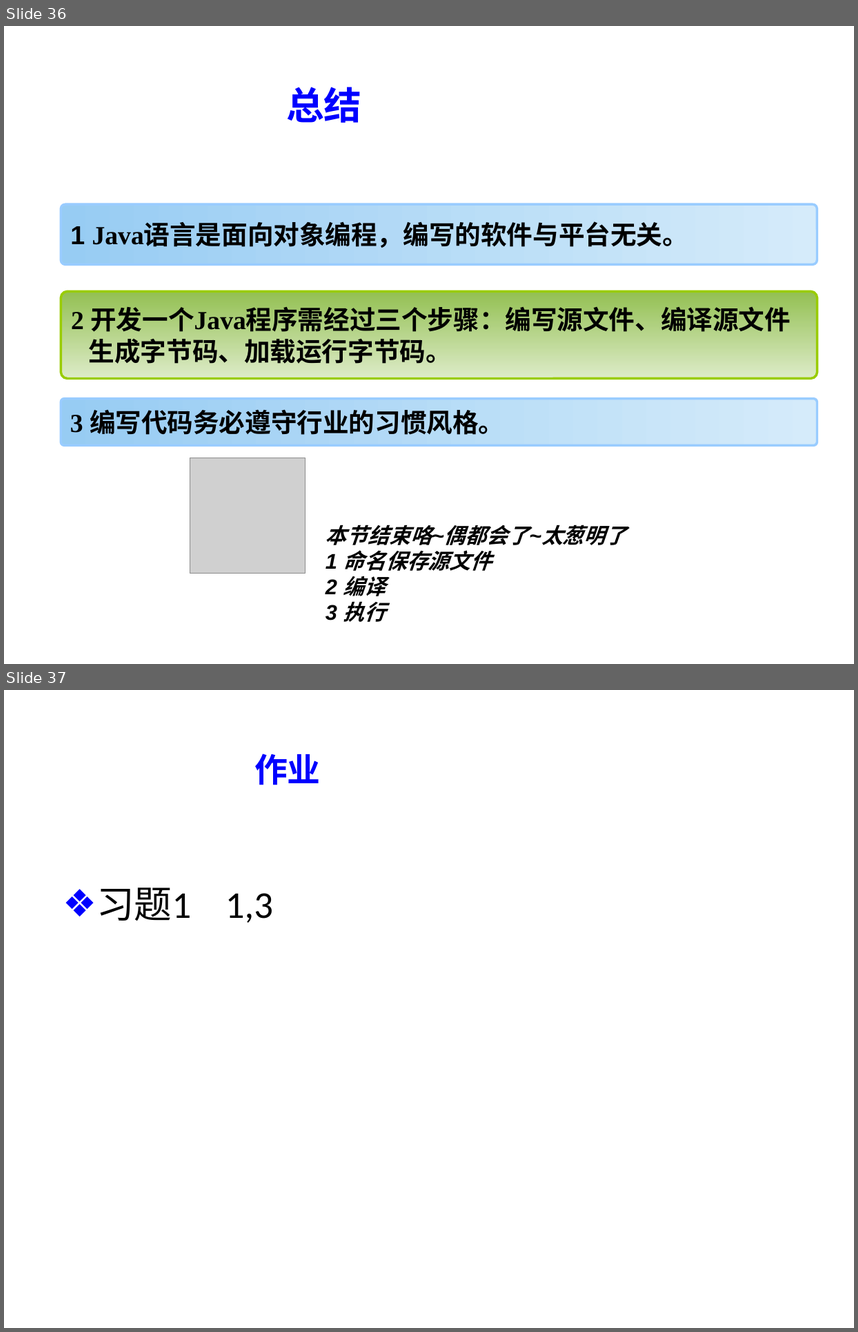
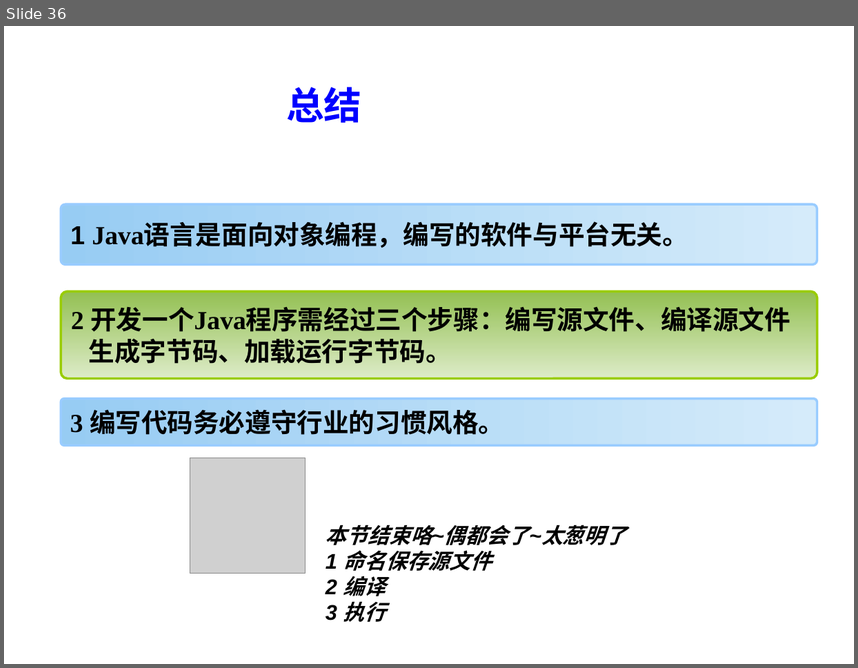
Before and after one commit to yuqingmao2019/MyWorkSpace, a slide deck: javaPPT/Java 2实用教程第5版_第1章_Java入门.pptx. Shown one above the other, each under a label of ours: slides 36 and 37 before the commit, slide 36 after it. The pictures are 858x1332 and 858x668 pixels, drawn with LibreOffice and Linux fonts; fonts in the diff are those of the drawing; grey boxes stand for pictures; background and template pictures are left out. Boxes give left, top, right and bottom in pixels: in the first picture for what was removed or moved away, otherwise in the second. Text is boxed around its words. In the diff, an @@ line names an element or a change of style, - is before the commit and + after.

```diff
--- a/javaPPT/Java 2实用教程第5版_第1章_Java入门.pptx
+++ b/javaPPT/Java 2实用教程第5版_第1章_Java入门.pptx
@@ slide 37 removed at (x1=4, y1=690, x2=854, y2=1328), background picture (left out) @@
@@ title removed at (x1=254, y1=753, x2=321, y2=785) @@
-作业
@@ text removed at (x1=96, y1=887, x2=273, y2=923) @@
-❖ 习题1 1,3
```
Also in this commit, not shown: 3 slides changed, 1 slide added, 1 other slide removed, 2 other files.
